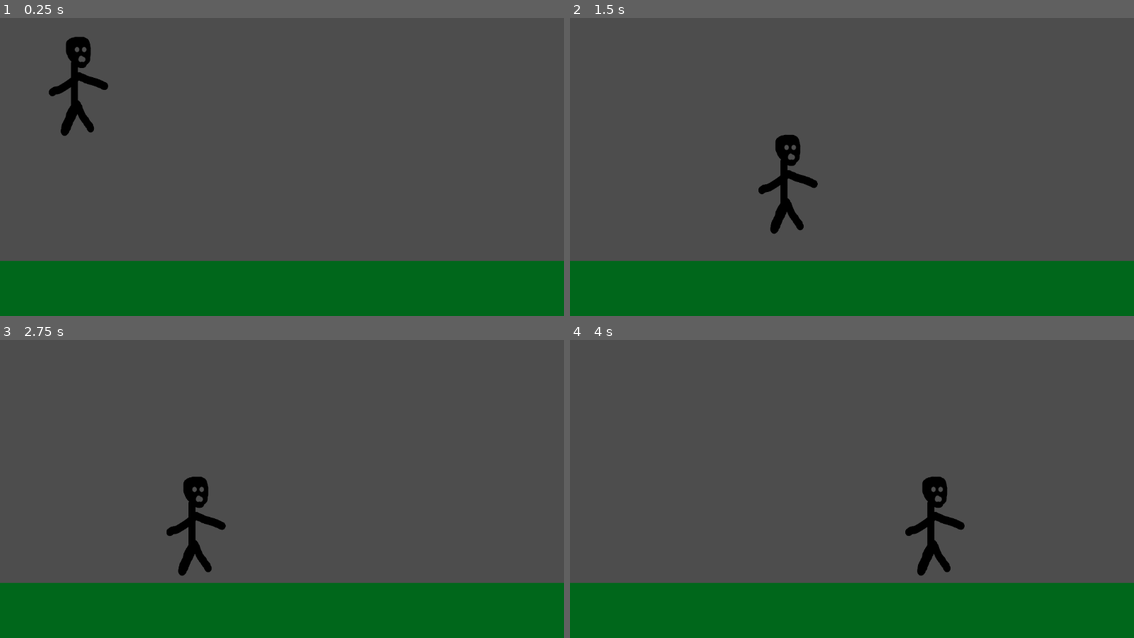
Above: before the commit, frames 1-4 (two rows, left to right).
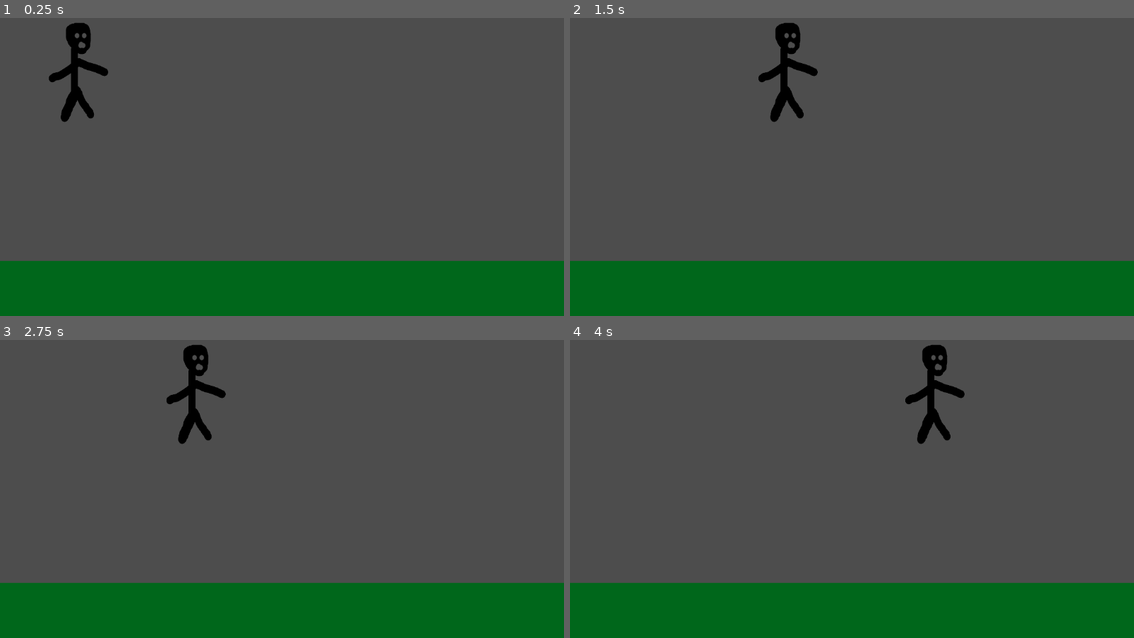
Above: after the commit, the same moments.

Repository: CraftonComputerScienceClub/SamuraiFighter
Game: Godot game, scene res://charactertest.tscn
Two runs of this game, one before a commit and one after it. Both use one fixed random seed, a clock stepped at 60 frames per second and the inputs below.
Inputs:
- Up to frame 1 (0.25 s): no input
- Up to frame 2 (1.5 s): tap Enter (ui_accept) at 0.5, 0.77 s; hold Right (ui_right) from 0.53 s (still down)
- Up to frame 3 (2.75 s): tap Enter (ui_accept) at 1.52 s; release Right (ui_right) at 2.03 s; hold Left (ui_left) from 2.03 s (still down)
- Up to frame 4 (4 s): release Left (ui_left) at 2.78 s; hold Right (ui_right) from 2.78 s (still down); tap Enter (ui_accept) at 3.02, 3.77 s

The runs differ from the first frame. In frame 1, 1.3% of the frame differs, in the area x 8-20%, y 1-40%; in frame 2, 2.2%; in frame 3, 2.2%; in frame 4, 2.2%, in the area x 59-70%, y 1-80%.

Commit message:
Add files via upload
Dash implemented with the cost of gravity leaving

Diff:
--- a/player.gd
+++ b/player.gd
@@ -1,24 +1,80 @@
 extends CharacterBody2D
-#Controls: Arrow keys for diagonal movement, space bar for jumping
+# Controls: Arrow keys for diagonal movement, space bar for jumping
 
 const SPEED = 300.0
 const JUMP_VELOCITY = -400.0
+const DASH_SPEED = 1000.0       # Speed during dash
+const DASH_DURATION = 0.2       # Duration of the dash in seconds
+const DOUBLE_TAP_TIME = 0.3     # Max time allowed between two presses for a double-tap
 
+var dash_time = 0.0             # Time remaining for dash
+var dash_direction = Vector2.ZERO  # Dash direction vector
+var is_dashing = false          # Whether the character is currently dashing
+
+# Last press time for each direction
+var last_press_time = {
+	"left": 0.0,
+	"right": 0.0,
+	"up": 0.0,
+	"down": 0.0
+}
 
 func _physics_process(delta: float) -> void:
+	# Handle dashing
+	if is_dashing:
+		dash_time -= delta
+		if dash_time <= 0:
+			is_dashing = false
+			velocity = Vector2.ZERO  # Reset velocity after dash
+		else:
+			velocity = dash_direction * DASH_SPEED
+			move_and_slide()
+			return
 
+	# Apply gravity if not on the floor
 	if not is_on_floor():
 		velocity += get_gravity() * delta
+	else:
+		velocity.y = 0
 
-
+	# Handle jumping
 	if Input.is_action_just_pressed("ui_accept") and is_on_floor():
 		velocity.y = JUMP_VELOCITY
 
+	# Check for double-tap dash on arrow keys
+	if Input.is_action_just_pressed("ui_right"):
+		check_double_tap("right", Vector2.RIGHT)
+	elif Input.is_action_just_pressed("ui_left"):
+		check_double_tap("left", Vector2.LEFT)
+	elif Input.is_action_just_pressed("ui_up"):
+		check_double_tap("up", Vector2.UP)
+	elif Input.is_action_just_pressed("ui_down"):
+		check_double_tap("down", Vector2.DOWN)
 
-	var direction := Input.get_axis("ui_left", "ui_right")
-	if direction:
-		velocity.x = direction * SPEED
-	else:
-		velocity.x = move_toward(velocity.x, 0, SPEED)
+	# Regular movement if not dashing
+	if not is_dashing:
+		var direction_x := Input.get_axis("ui_left", "ui_right")
+		var direction_y := Input.get_axis("ui_up", "ui_down")
+		var direction := Vector2(direction_x, direction_y).normalized()
+
+		if direction != Vector2.ZERO:
+			velocity.x = direction.x * SPEED
+			velocity.y = direction.y * SPEED
+		else:
+			velocity.x = move_toward(velocity.x, 0, SPEED)
+			velocity.y = move_toward(velocity.y, 0, SPEED)
 
 	move_and_slide()
+
+# Function to check for double-tap and start a dash
+func check_double_tap(direction_key: String, direction_vector: Vector2) -> void:
+	var current_time = Time.get_ticks_msec() / 1000.0  # Current time in seconds
+	if current_time - last_press_time[direction_key] < DOUBLE_TAP_TIME:
+		start_dash(direction_vector)
+	last_press_time[direction_key] = current_time
+
+# Function to start the dash
+func start_dash(dash_vector: Vector2) -> void:
+	is_dashing = true
+	dash_time = DASH_DURATION
+	dash_direction = dash_vector
